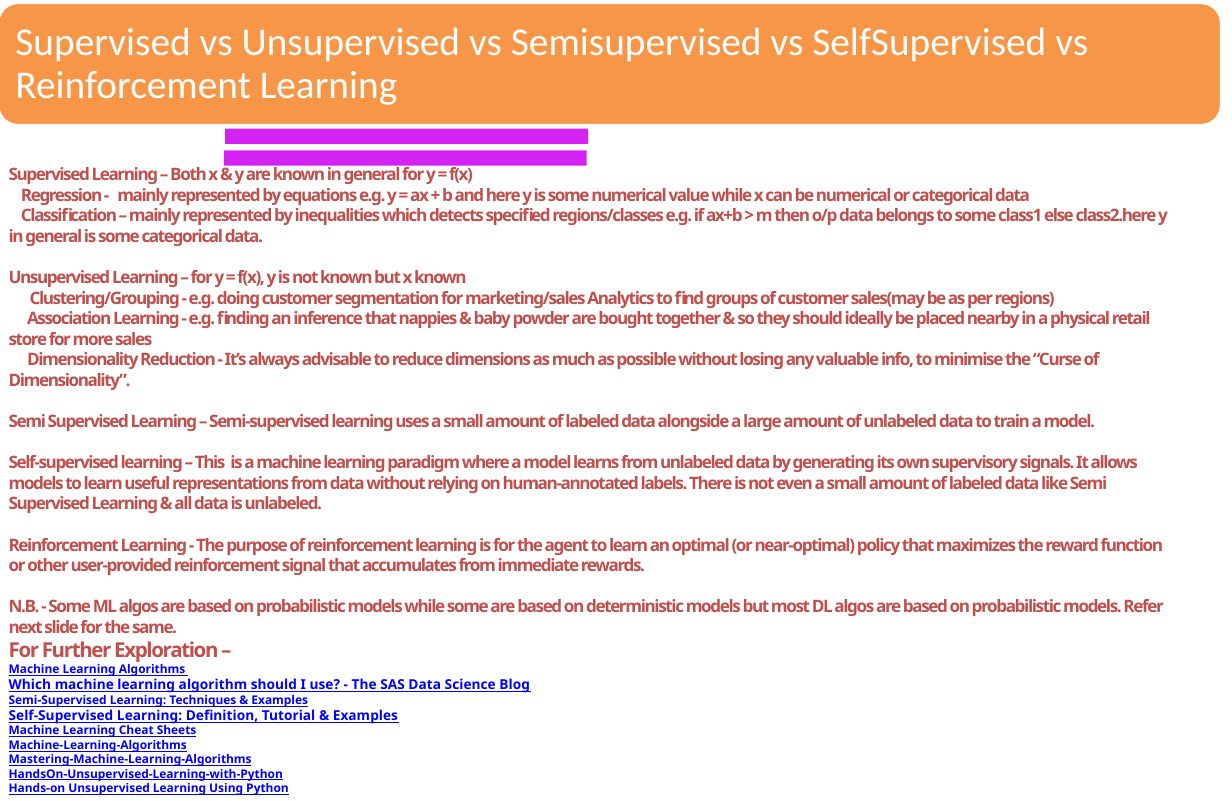
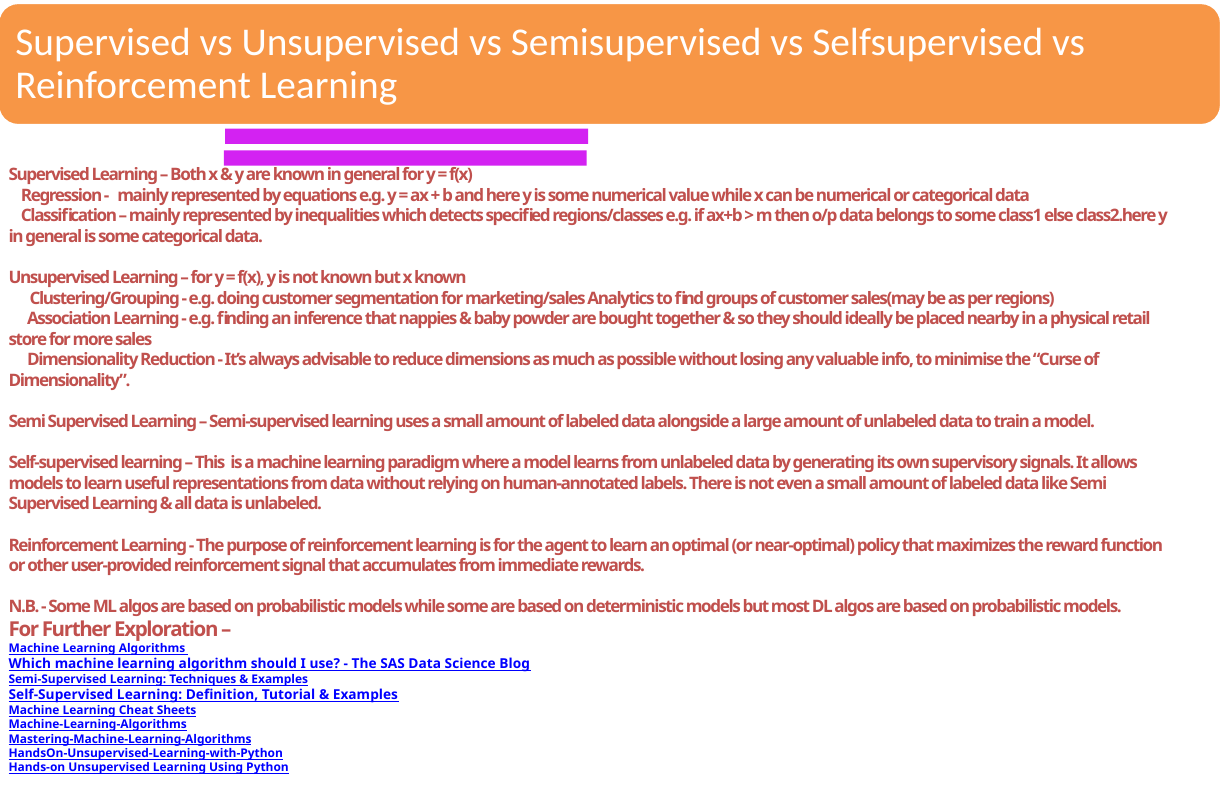
Before and after one commit to sandipray63in/Some_Self_Learning_Decks, a slide deck: slide 6 of AI, ML, DL & Related Topics(WIP).pptx (slide 12 before the commit). Drawn at 1232x801 pixels with LibreOffice and Linux fonts; fonts in the diff are those of the drawing. Boxes give left, top, right and bottom in pixels: in the first picture for what was removed or moved away, otherwise in the second. Text is boxed around its words. In the diff, an @@ line names an element or a change of style, - is before the commit and + after.

```diff
--- a/AI, ML, DL & Related Topics(WIP).pptx
+++ b/AI, ML, DL & Related Topics(WIP).pptx
@@ text at box(15, 27, 1085, 105): text changed @@
-Supervised vs Unsupervised vs Semisupervised vs SelfSupervised vs Reinforcement Learning
+Supervised vs Unsupervised vs Semisupervised vs Selfsupervised vs Reinforcement Learning
@@ text at box(9, 599, 1122, 616): text changed @@
-N.B. - Some ML algos are based on probabilistic models while some are based on deterministic models but most DL algos are based on probabilistic models. Refer next slide for the same.
+N.B. - Some ML algos are based on probabilistic models while some are based on deterministic models but most DL algos are based on probabilistic models.
```
Also in this commit, not shown: 2 other slides changed, 11 slides added.
